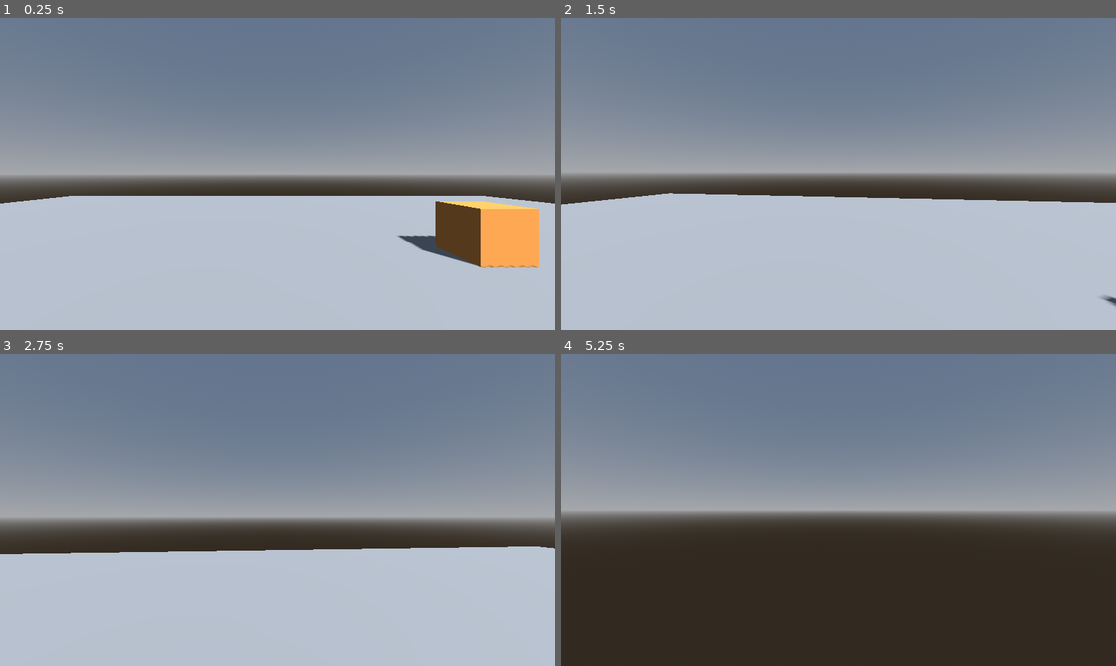
Above: before the commit, frames 1-4 (two rows, left to right).
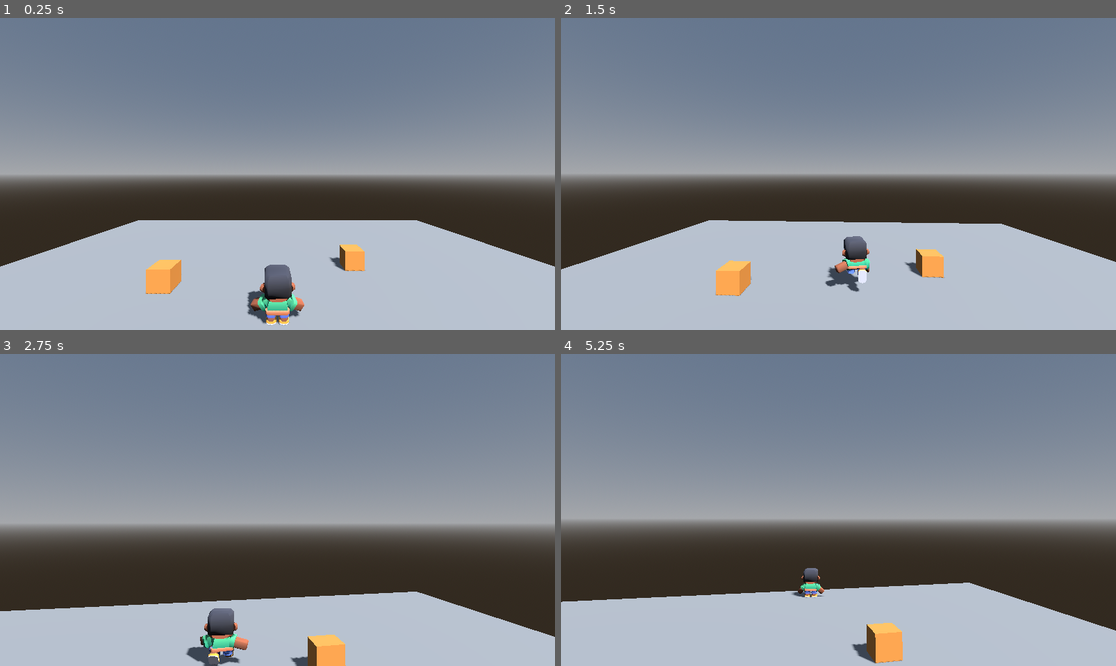
Above: after the commit, the same moments.

Repository: jhonatann-marquez/ZonaCero
Game: Godot game, scene res://main.tscn
The game is run twice, just before and just after one commit, with the same random seed, the same clock (stepped at 60 frames per second) and the same inputs.
Inputs (mouse positions are in pixels of both pictures, inside the frame that each line leads up to):
- Up to frame 1 (0.25 s): no input
- Up to frame 2 (1.5 s): move the mouse to (866, 174) at 0.52 s; hold Right mouse button (apuntar, bound only after the commit) 0.53-1.28 s; hold W (move_up) from 0.53 s (still down); move the mouse to (810, 174) at 1.27 s; tap Shift (correr) at 1.35 s
- Up to frame 3 (2.75 s): keep holding W (move_up); right-click (249, 510) at 1.55 s; move the mouse to (288, 503) at 2.02 s; hold Right mouse button (apuntar, bound only after the commit) from 2.03 s (still down)
- Up to frame 4 (5.25 s): keep holding W (move_up); move the mouse to (832, 516) at 2.77 s; release Right mouse button (apuntar, bound only after the commit) at 2.78 s; right-click (832, 516) at 2.85 s; move the mouse to (877, 513) at 3.52 s; hold Shift (correr) 3.53-4.28 s; right-click (877, 513) at 3.8 s; move the mouse to (794, 506) at 4.27 s; right-click (794, 506) at 4.35 s; move the mouse to (844, 510) at 5.02 s; hold Right mouse button (apuntar, bound only after the commit) from 5.03 s (still down)

The runs differ from the first frame. In frame 1, 15% of the frame differs, in the area x 0-100%, y 57-99%; in frame 2, 13%; in frame 3, 27%; in frame 4, 30%, in the area x 0-100%, y 50-100%.

Commit message:
T8 N3 Tarea A apuntar con fov

Diff:
--- a/camara_primera.gd
+++ b/camara_primera.gd
@@ -4,12 +4,16 @@
 @export var altura_ojos = 1.6
 @export var sensibilidad = 0.003
 
+@export var fov_normal = 75.0
+@export var fov_apuntando = 50.0
+@export var rapidez_zoom = 10.0
+
 func _ready():
 	top_level = true
-	rotation = Vector3.ZERO  # empieza mirando al frente (-Z)
+	rotation = Vector3.ZERO  # Empieza mirando al frente (-Z)
 	if objetivo and objetivo.has_node("Modelo"):
-		objetivo.get_node("Modelo").visible = false  # oculta el modelo
-	Input.mouse_mode = Input.MOUSE_MODE_CAPTURED  # atrapa el puntero del mouse
+		objetivo.get_node("Modelo").visible = false  # Oculta el modelo del personaje
+	Input.mouse_mode = Input.MOUSE_MODE_CAPTURED  # Atrapa el cursor del ratón
 
 func _unhandled_input(evento):
 	if evento.is_action_pressed("ui_cancel"):
@@ -17,10 +21,17 @@
 
 	var capturado = Input.mouse_mode == Input.MOUSE_MODE_CAPTURED
 	if evento is InputEventMouseMotion and capturado:
-		rotation.y -= evento.relative.x * sensibilidad
-		rotation.x -= evento.relative.y * sensibilidad
+		# Sensibilidad proporcional al FOV actual
+		var s = sensibilidad * (fov / fov_normal)
+		rotation.y -= evento.relative.x * s
+		rotation.x -= evento.relative.y * s
 		rotation.x = clamp(rotation.x, deg_to_rad(-80), deg_to_rad(80))
 
 func _physics_process(delta):
 	if objetivo:
 		global_position = objetivo.global_position + Vector3(0, altura_ojos, 0)
+
+	# Transición suave del FOV al apuntar con clic derecho
+	var apunta = Input.is_action_pressed("apuntar")
+	var meta = fov_apuntando if apunta else fov_normal
+	fov = lerp(fov, meta, rapidez_zoom * delta)
--- a/main.tscn
+++ b/main.tscn
@@ -80,10 +80,9 @@
 [node name="CollisionShape3D" type="CollisionShape3D" parent="Cajas/Caja3" unique_id=1663867023]
 shape = SubResource("CajaForma")
 
-[node name="Camera3D" type="Camera3D" parent="." unique_id=1426766325 node_paths=PackedStringArray("objetivo")]
+[node name="Camera3D" type="Camera3D" parent="." unique_id=1426766325]
 transform = Transform3D(1, 0, 0, 0, 0.819152, 0.573576, 0, -0.573576, 0.819152, 0, 5, 7)
 script = ExtResource("1_h2yge")
-objetivo = NodePath("../Personaje")
 
 [node name="Personaje" type="CharacterBody3D" parent="." unique_id=330423102 node_paths=PackedStringArray("camara")]
 script = ExtResource("1_pj")
--- a/project.godot
+++ b/project.godot
@@ -46,6 +46,11 @@
 "events": [Object(InputEventKey,"resource_local_to_scene":false,"resource_name":"","device":-1,"window_id":0,"alt_press …(195 unchanged characters)…
 ]
 }
+apuntar={
+"deadzone": 0.2,
+"events": [Object(InputEventMouseButton,"resource_local_to_scene":false,"resource_name":"","device":-1,"window_id":0,"alt_pressed":false,"shift_pressed":false,"ctrl_pressed":false,"meta_pressed":false,"button_mask":0,"position":Vector2(0, 0),"global_position":Vector2(0, 0),"factor":1.0,"button_index":2,"canceled":false,"pressed":false,"double_click":false,"script":null)
+]
+}
 
 [physics]
 
Not shown, added: main.tscn7025145750.tmp
Not shown, added: main.tscn7043409620.tmp
Not shown, added: main.tscn7107251193.tmp
